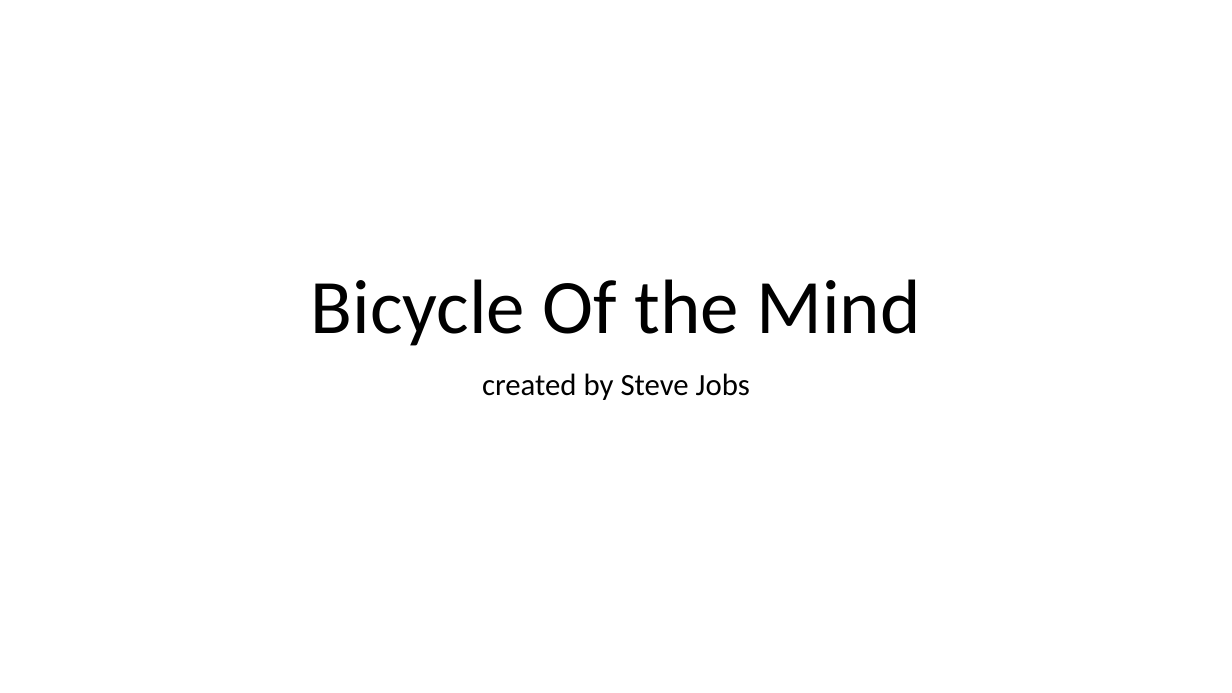
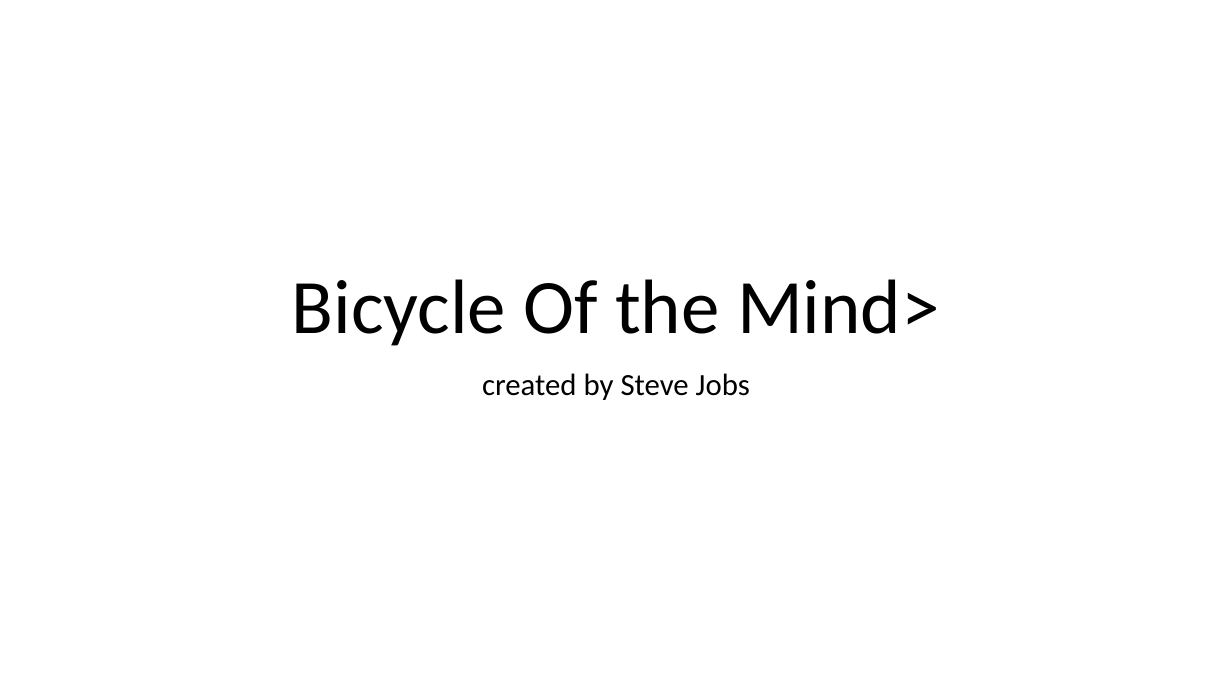
Before and after one commit to isabella232/powerpoint, a slide deck: slide 1 of samples/pptx/sample.pptx. Drawn at 1232x693 pixels with LibreOffice and Linux fonts; fonts in the diff are those of the drawing. Boxes give left, top, right and bottom in pixels: in the first picture for what was removed or moved away, otherwise in the second. Text is boxed around its words. In the diff, an @@ line names an element or a change of style, - is before the commit and + after.

```diff
--- a/samples/pptx/sample.pptx
+++ b/samples/pptx/sample.pptx
@@ title at box(292, 279, 940, 346): text changed @@
-Bicycle Of the Mind
+Bicycle Of the Mind>
```
Also in this commit, not shown: 12 other slides changed, 7 other files.
